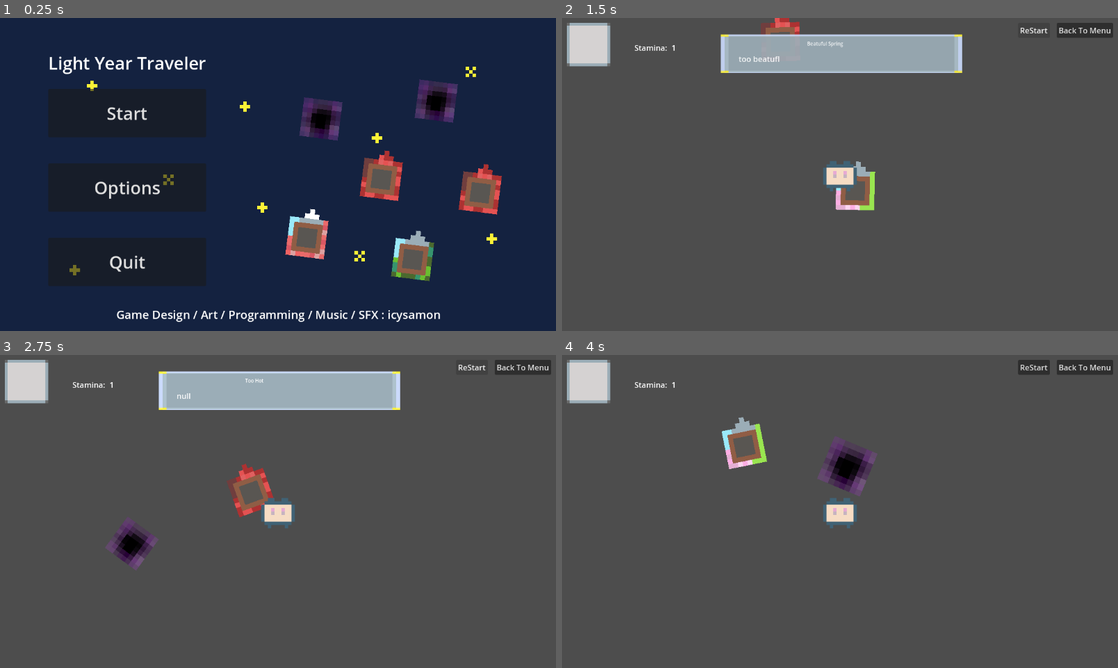
Above: before the commit, frames 1-4 (two rows, left to right).
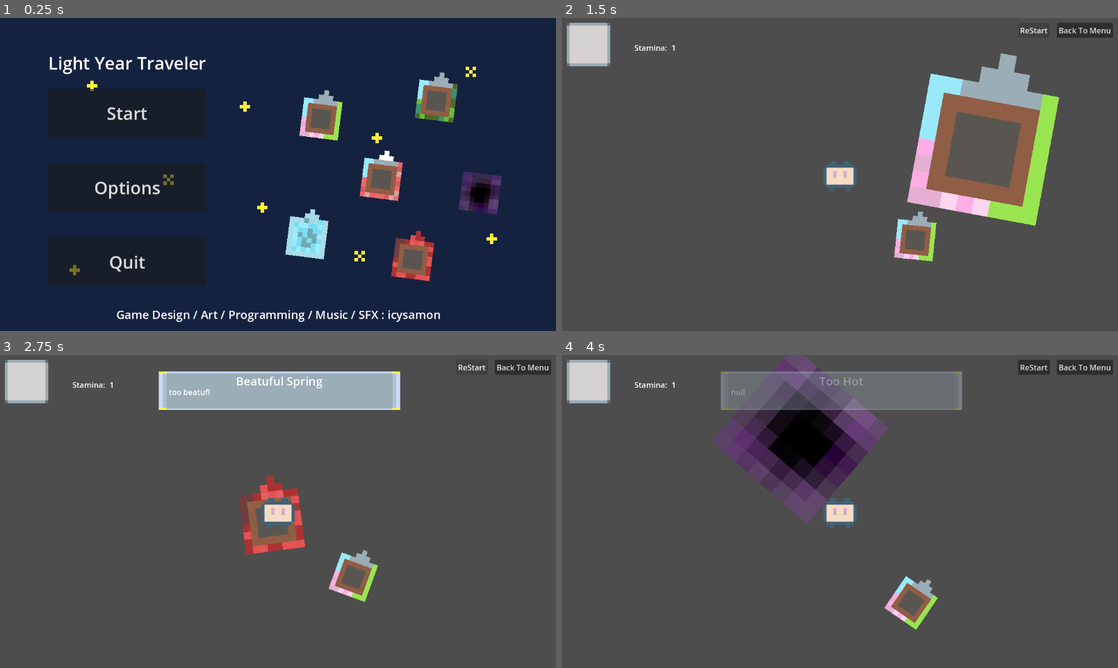
Above: after the commit, the same moments.

Repository: icysamon/LightYearsTraveler
Game: Godot game, scene res://scene/main/menu.tscn
Two runs of this game, one before a commit and one after it. Both use one fixed random seed, a clock stepped at 60 frames per second and the inputs below.
Inputs (mouse positions are in pixels of both pictures, inside the frame that each line leads up to):
- Up to frame 1 (0.25 s): no input
- Up to frame 2 (1.5 s): click "Start" at 0.5 s; click "ReStart" at 1.25 s
- Up to frame 3 (2.75 s): click "ReStart" at 2 s
- Up to frame 4 (4 s): click "ReStart" at 2.75 s; move the mouse to (851, 439) at 3.52 s; press the mouse at (851, 439) at 3.53 s

The runs differ from the first frame. In frame 1, 4.4% of the frame differs, in the area x 51-91%, y 17-85%; in frame 2, 15%, in the area x 28-90%, y 0-78%; in frame 3, 3.5%; in frame 4, 12%.

Commit message:
fix: menu planet texture

Diff:
--- a/scene/child/planet.tscn
+++ b/scene/child/planet.tscn
@@ -1,6 +1,5 @@
-[gd_scene load_steps=7 format=3 uid="uid://b5lv76xyyp2au"]
+[gd_scene load_steps=6 format=3 uid="uid://b5lv76xyyp2au"]
 
-[ext_resource type="Texture2D" uid="uid://cw1tqknepharf" path="res://assets/planet/spring.png" id="1_f3xtl"]
 [ext_resource type="Script" path="res://scripts/planet.gd" id="1_qtws5"]
 [ext_resource type="Resource" uid="uid://bug7l5esswclg" path="res://resource/event/beautiful_spring.tres" id="2_ufkd7"]
 [ext_resource type="Resource" uid="uid://dk1yx7u7812n8" path="res://resource/event/too_hot.tres" id="3_7epvx"]
@@ -17,7 +16,6 @@
 
 [node name="Sprite2D" type="Sprite2D" parent="."]
 scale = Vector2(10, 10)
-texture = ExtResource("1_f3xtl")
 
 [node name="Area2D" type="Area2D" parent="Sprite2D"]
 script = ExtResource("3_vqtv6")
--- a/scene/child/tip.tscn
+++ b/scene/child/tip.tscn
@@ -4,7 +4,7 @@
 [ext_resource type="Script" path="res://scripts/tip.gd" id="2_qmeje"]
 
 [sub_resource type="LabelSettings" id="LabelSettings_kolpx"]
-font_size = 10
+font_size = 24
 
 [node name="Tip" type="TextureRect"]
 texture_filter = 1
@@ -22,26 +22,31 @@
 
 [node name="Name" type="Label" parent="."]
 layout_mode = 1
-anchors_preset = 8
+anchors_preset = 5
 anchor_left = 0.5
-anchor_top = 0.5
 anchor_right = 0.5
-anchor_bottom = 0.5
-offset_left = -71.0
-offset_top = -28.0
-offset_right = 76.0
-offset_bottom = 3.0
+offset_left = -230.0
+offset_right = 230.0
+offset_bottom = 40.0
 grow_horizontal = 2
-grow_vertical = 2
-text = "This planet has no energy left."
+text = "null"
 label_settings = SubResource("LabelSettings_kolpx")
+horizontal_alignment = 1
+vertical_alignment = 1
 
 [node name="Description" type="Label" parent="."]
-layout_mode = 0
-offset_left = 37.0
-offset_top = 39.0
-offset_right = 472.0
-offset_bottom = 67.0
+layout_mode = 1
+anchors_preset = 7
+anchor_left = 0.5
+anchor_top = 1.0
+anchor_right = 0.5
+anchor_bottom = 1.0
+offset_left = -229.0
+offset_top = -49.0
+offset_right = 230.0
+grow_horizontal = 2
+grow_vertical = 0
+text = "null"
 
 [node name="Timer" type="Timer" parent="."]
 wait_time = 4.0
--- a/scene/main/global.tscn
+++ b/scene/main/global.tscn
@@ -1,8 +1,9 @@
-[gd_scene load_steps=9 format=3 uid="uid://btjqepmvg6mm8"]
+[gd_scene load_steps=10 format=3 uid="uid://btjqepmvg6mm8"]
 
 [ext_resource type="Script" path="res://scripts/global.gd" id="1_njcqn"]
 [ext_resource type="PackedScene" uid="uid://b5lv76xyyp2au" path="res://scene/child/planet.tscn" id="2_yc56x"]
 [ext_resource type="PackedScene" uid="uid://cxpv1vg6rsf8v" path="res://scene/child/player.tscn" id="3_w17ff"]
+[ext_resource type="Texture2D" uid="uid://cw1tqknepharf" path="res://assets/planet/spring.png" id="4_1drhe"]
 [ext_resource type="Resource" uid="uid://bug7l5esswclg" path="res://resource/event/beautiful_spring.tres" id="5_padxx"]
 [ext_resource type="Animation" uid="uid://cwarwfb3po1eh" path="res://resource/animation/click.tres" id="5_vkv1w"]
 [ext_resource type="PackedScene" uid="uid://bvy1en3oaaxpo" path="res://scene/child/animation_click.tscn" id="6_ffp2u"]
@@ -20,8 +21,10 @@
 [node name="Player" parent="." instance=ExtResource("3_w17ff")]
 
 [node name="Planet" parent="." instance=ExtResource("2_yc56x")]
-position = Vector2(567, 437)
+position = Vector2(156, 136)
+texture = ExtResource("4_1drhe")
 event = ExtResource("5_padxx")
+default_planet = true
 
 [node name="AnimationPlayer" type="AnimationPlayer" parent="."]
 root_node = NodePath("../AnimationClick")
--- a/scene/main/menu.tscn
+++ b/scene/main/menu.tscn
@@ -68,27 +68,34 @@
 
 [node name="Planet" parent="Planets" instance=ExtResource("4_otphe")]
 position = Vector2(665, 209)
-TEXTURE = ExtResource("5_pjtmh")
+texture = ExtResource("5_pjtmh")
+default_planet = true
+in_menu = true
 
 [node name="Planet2" parent="Planets" instance=ExtResource("4_otphe")]
 position = Vector2(904, 172)
-TEXTURE = ExtResource("3_6f6iw")
+texture = ExtResource("3_6f6iw")
+default_planet = true
 
 [node name="Planet3" parent="Planets" instance=ExtResource("4_otphe")]
 position = Vector2(790, 334)
-TEXTURE = ExtResource("6_t7mxe")
+texture = ExtResource("6_t7mxe")
+default_planet = true
 
 [node name="Planet4" parent="Planets" instance=ExtResource("4_otphe")]
 position = Vector2(636, 455)
-TEXTURE = ExtResource("7_74srn")
+texture = ExtResource("7_74srn")
+default_planet = true
 
 [node name="Planet5" parent="Planets" instance=ExtResource("4_otphe")]
 position = Vector2(855, 500)
-TEXTURE = ExtResource("6_275k1")
+texture = ExtResource("6_275k1")
+default_planet = true
 
 [node name="Planet6" parent="Planets" instance=ExtResource("4_otphe")]
 position = Vector2(995, 362)
-TEXTURE = ExtResource("7_03bhx")
+texture = ExtResource("7_03bhx")
+default_planet = true
 
 [node name="MarginContainer" type="MarginContainer" parent="."]
 layout_mode = 1
--- a/scripts/global.gd
+++ b/scripts/global.gd
@@ -6,11 +6,9 @@
 @onready var animation_player = $AnimationPlayer
 
 
-
-
 const PLANET_QUANTITY = 100
 const DISTANCE_MAX : int = 10000
-const R_INCREMENT : int = 200
+const R_INCREMENT : int = 500
 
 var creation_radius : int = 0
 var target : Vector2 = Vector2.ZERO
@@ -28,8 +26,16 @@
 		var x = cos(deg) * dir
 		var y = sin(deg) * dir
 
-		#planet.TEXTURE = planet_style.pick_random()
+
+		# random set planet rotation speed
 		planet.speed_rotation = randf_range(-1.0, 1.0)
+
+		# random set planet scale
+		var planet_scale = randf_range(1.0, 4.0)
+		planet.scale.x = planet_scale
+		planet.scale.y = planet_scale
+
+		# set planet random position
 		planet.position = Vector2(x, y)
 		planet.event = planet.event_array.pick_random()
 		add_child(planet)
--- a/scripts/planet.gd
+++ b/scripts/planet.gd
@@ -8,7 +8,8 @@
 @export var speed_rotation : float = 0.5
 @export var event : Resource
 @export var event_array : Array[Resource]
-
+@export var default_planet : bool = false
+@export var in_menu : bool = false
 enum Type{
 	SUPPER_EARTH = 0,
 	BARREN = 1,
@@ -61,14 +62,22 @@
 	default_scale = scale
 
 	# random set planet type
-	$Sprite2D.texture = planet_type_array.pick_random()
-	for i in planet_type_array.size():
-		if $Sprite2D.texture == planet_type_array[i]:
-			planet_type = i
-			break
+	if !default_planet:
+		$Sprite2D.texture = planet_type_array.pick_random()
+		for i in planet_type_array.size():
+			if $Sprite2D.texture == planet_type_array[i]:
+				planet_type = i
+				break
+	# default planet
+	else:
+		$Sprite2D.texture = texture
+		planet_type = Type.SUPPER_EARTH
+		planet_season = Season.SPRING
+		if !$Sprite2D.texture:
+			$Sprite2D.texture = planet_type_array[Type.SUPPER_EARTH]
 
 	# set planet season if it is super earth
-	if planet_type == Type.SUPPER_EARTH:
+	if planet_type == Type.SUPPER_EARTH and !default_planet:
 		$Sprite2D.texture = planet_season_array.pick_random()
 		for i in planet_type_array.size():
 			if $Sprite2D.texture == planet_season_array[i]:
@@ -127,30 +136,31 @@
 
 func _on_timer_timeout():
 	# random change planet type
-	match planet_type:
-		Type.SUPPER_EARTH:
-			if _probability(0.3):
-				$Sprite2D.texture = planet_type_array[Type.HELL]
-				planet_type = Type.HELL
-		Type.BARREN:
-			if _probability(0.3):
-				$Sprite2D.texture = planet_type_array[Type.HELL]
-				planet_type = Type.HELL
-		Type.HELL:
-			if _probability(0.3):
-				$Sprite2D.texture = planet_type_array[Type.SUPPER_EARTH]
-				planet_type = Type.SUPPER_EARTH
-			else:
-				$Sprite2D.texture = planet_type_array[Type.BLACK_HOLE]
-				planet_type = Type.BLACK_HOLE
-		Type.BLACK_HOLE:
-			if _probability(0.3):
-				$Sprite2D.texture = planet_type_array[Type.HELL]
-				planet_type = Type.HELL
+	if !default_planet:
+		match planet_type:
+			Type.SUPPER_EARTH:
+				if _probability(0.3):
+					$Sprite2D.texture = planet_type_array[Type.HELL]
+					planet_type = Type.HELL
+			Type.BARREN:
+				if _probability(0.3):
+					$Sprite2D.texture = planet_type_array[Type.HELL]
+					planet_type = Type.HELL
+			Type.HELL:
+				if _probability(0.3):
+					$Sprite2D.texture = planet_type_array[Type.SUPPER_EARTH]
+					planet_type = Type.SUPPER_EARTH
+				else:
+					$Sprite2D.texture = planet_type_array[Type.BLACK_HOLE]
+					planet_type = Type.BLACK_HOLE
+			Type.BLACK_HOLE:
+				if _probability(0.3):
+					$Sprite2D.texture = planet_type_array[Type.HELL]
+					planet_type = Type.HELL
 
 
 	# change supper earth season
-	if planet_type == Type.SUPPER_EARTH:
+	if planet_type == Type.SUPPER_EARTH and !default_planet:
 		match planet_season:
 			Season.SPRING:
 				$Sprite2D.texture = planet_season_array[Season.SUMMER]
